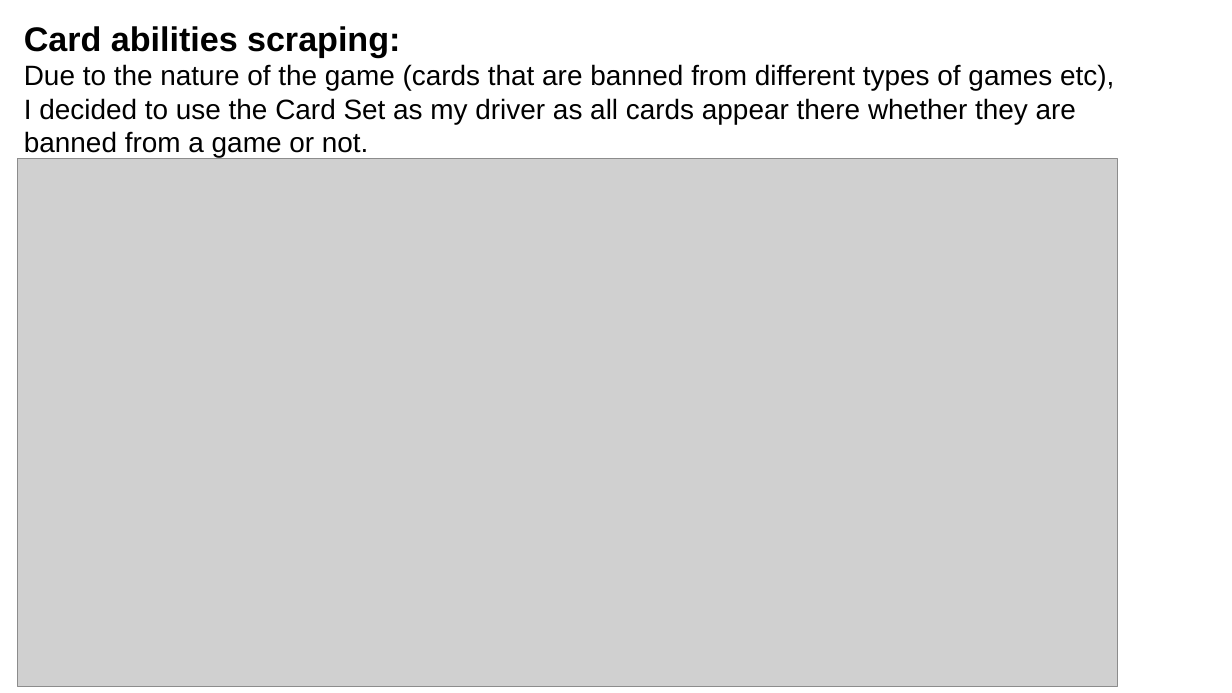
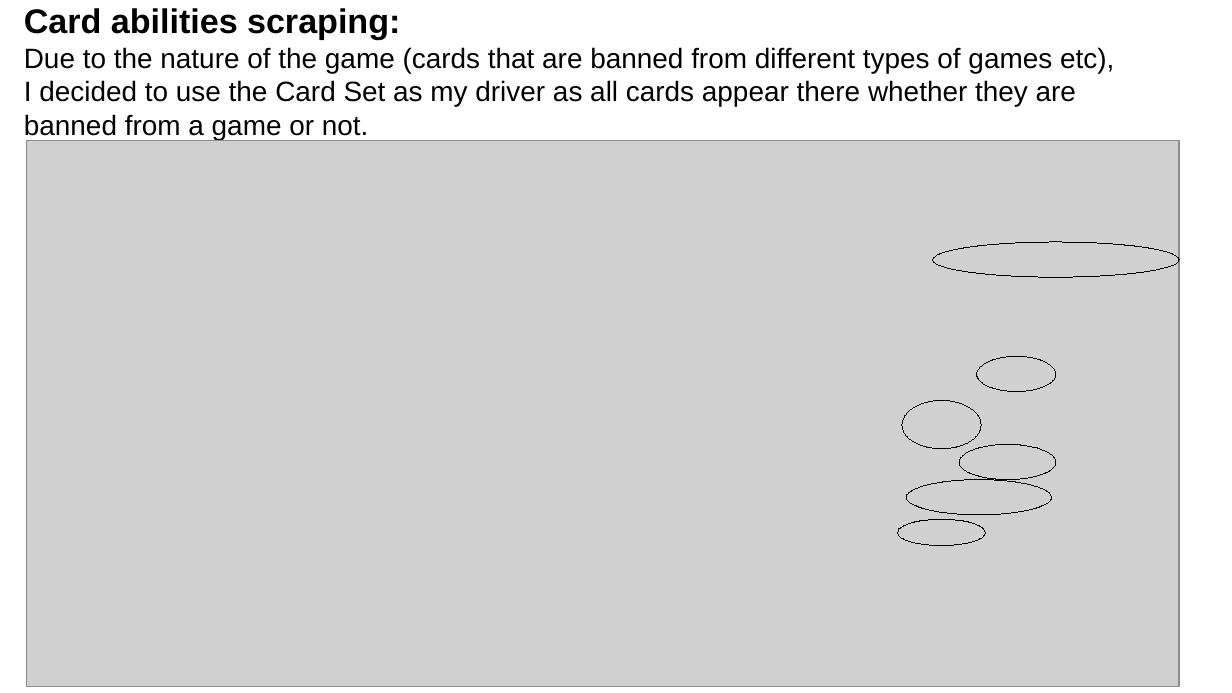
Before and after one commit to Spiros07/mtg_scraper, a slide deck: slide 3 of presentation.odp. Drawn at 1232x693 pixels with LibreOffice and Linux fonts; fonts in the diff are those of the drawing; grey boxes stand for pictures. Boxes give left, top, right and bottom in pixels: in the first picture for what was removed or moved away, otherwise in the second. Text is boxed around its words. In the diff, an @@ line names an element or a change of style, - is before the commit and + after.

```diff
--- a/presentation.odp
+++ b/presentation.odp
@@ text "Card abilities scraping:": place and size @@
-text "Card abilities scraping:" at (24, 26, 1114, 158)
+text "Card abilities scraping:" at (24, 8, 1114, 140)
@@ picture: place and size @@
-picture at (18, 159, 1118, 686)
+picture at (27, 141, 1179, 686)
@@ ellipse added at (934, 243, 1179, 277), outline #000000 0 pt @@
@@ ellipse added at (977, 357, 1056, 391), outline #000000 0 pt @@
@@ ellipse added at (902, 400, 982, 448), outline #000000 0 pt @@
@@ ellipse added at (959, 445, 1056, 480), outline #000000 0 pt @@
@@ ellipse added at (907, 480, 1052, 514), outline #000000 0 pt @@
@@ ellipse added at (898, 520, 986, 547), outline #000000 0 pt @@
```
Also in this commit, not shown: 2 other slides changed.
